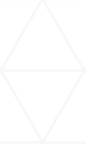
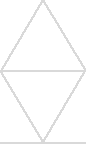
Two versions of the same layered image (86px x 144px). Layer-by-layer changes:
hid "Layer 1" over [left=0, top=0, right=86, bottom=144]
added layer "Layer 3" (15%) above "Layer 2" over [left=0, top=0, right=86, bottom=144]
hid "Layer 2", painted on it over [left=0, top=0, right=86, bottom=144]
